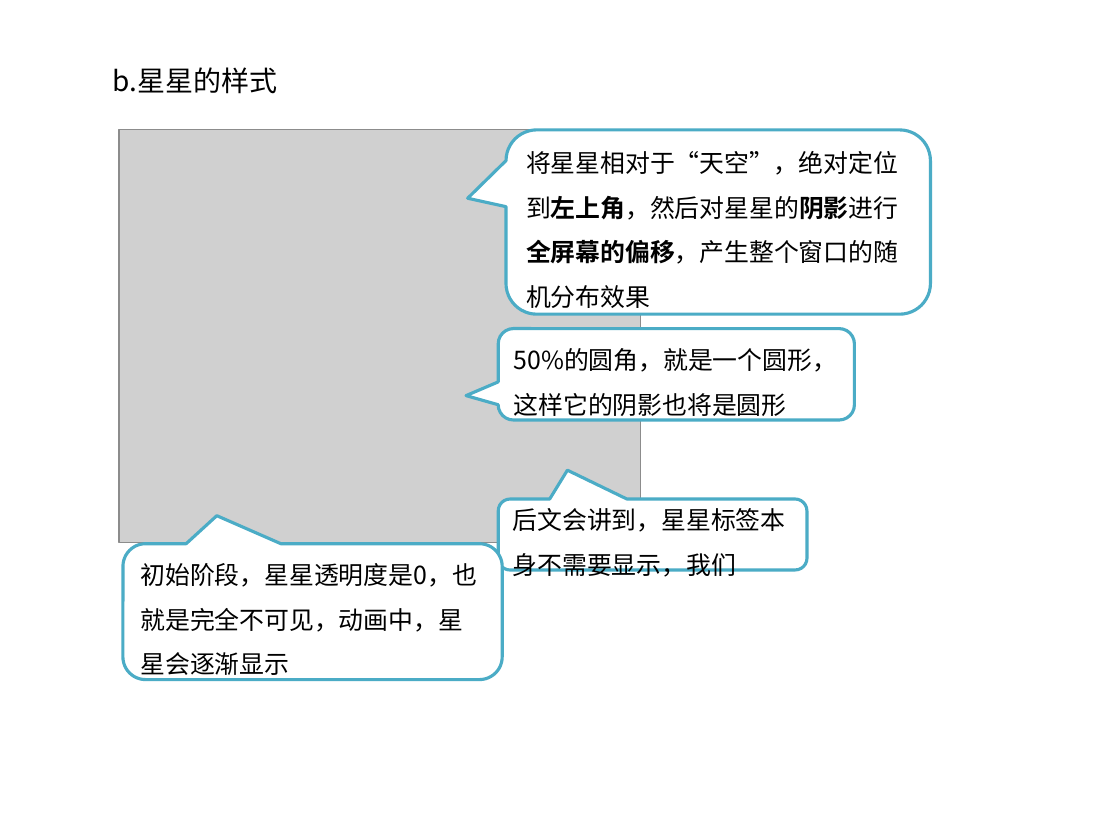
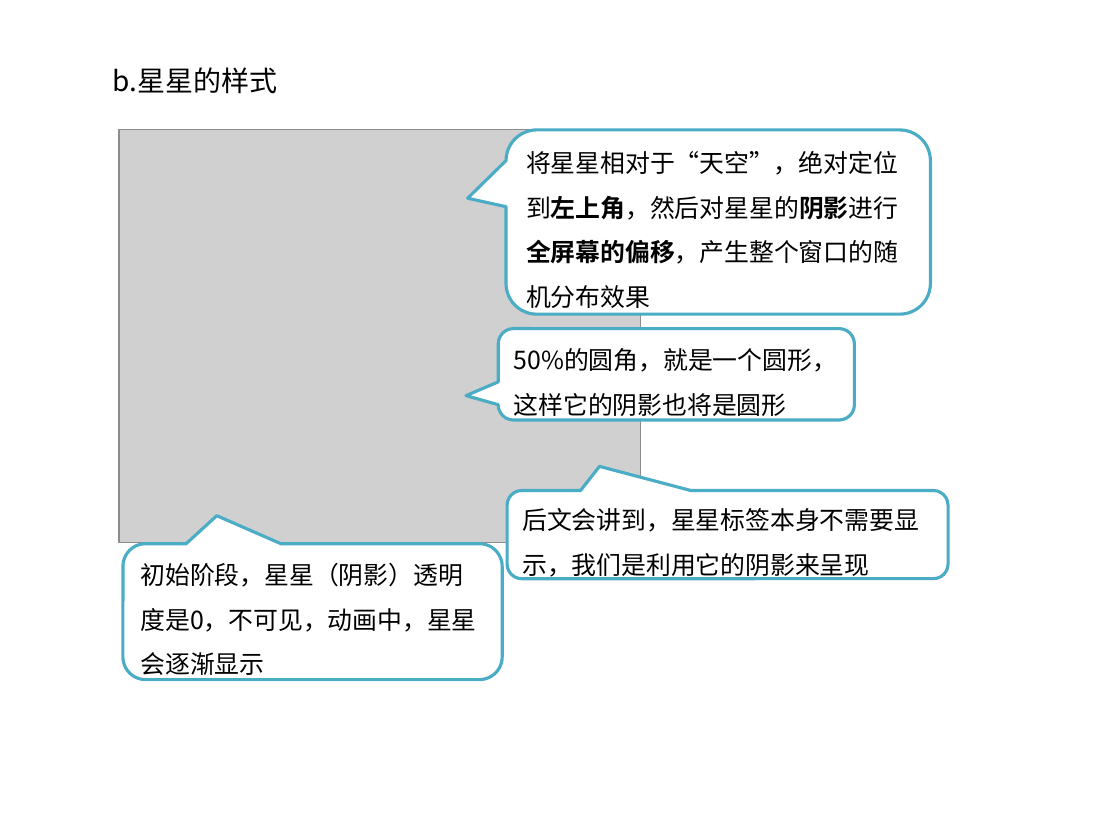
Before and after one commit to kong66/webAni, a slide deck: slide 5 of 4-stars/stars.pptx. Drawn at 1120x840 pixels with LibreOffice and Linux fonts; fonts in the diff are those of the drawing; grey boxes stand for pictures. Boxes give left, top, right and bottom in pixels: in the first picture for what was removed or moved away, otherwise in the second. Text is boxed around its words. In the diff, an @@ line names an element or a change of style, - is before the commit and + after.

```diff
--- a/4-stars/stars.pptx
+++ b/4-stars/stars.pptx
@@ rounded speech box "后文会讲到，星星标签本身不需要显示，我们是利用它的阴影来呈现": place and size @@
-rounded speech box "后文会讲到，星星标签本身不需要显示，我们是利用它的阴影来呈现" at [498,500,808,570]
+rounded speech box "后文会讲到，星星标签本身不需要显示，我们是利用它的阴影来呈现" at [507,491,949,579]
@@ rounded speech box "后文会讲到，星星标签本身不需要显示，我们是利用它的阴影来呈现" at [507,491,949,579]: proportions changed @@
@@ text in rounded speech box at [522,508,919,581]: text changed @@
-后文会讲到，星星标签本身不需要显示，我们
+后文会讲到，星星标签本身不需要显示，我们是利用它的阴影来呈现
@@ text in rounded speech box at [141,563,477,680]: text changed @@
-初始阶段，星星透明度是0，也就是完全不可见，动画中，星星会逐渐显示
+初始阶段，星星（阴影）透明度是0，不可见，动画中，星星会逐渐显示
```
Also in this commit, not shown: 5 other slides changed, 13 slides added, 12 slides removed, 2 other files.
